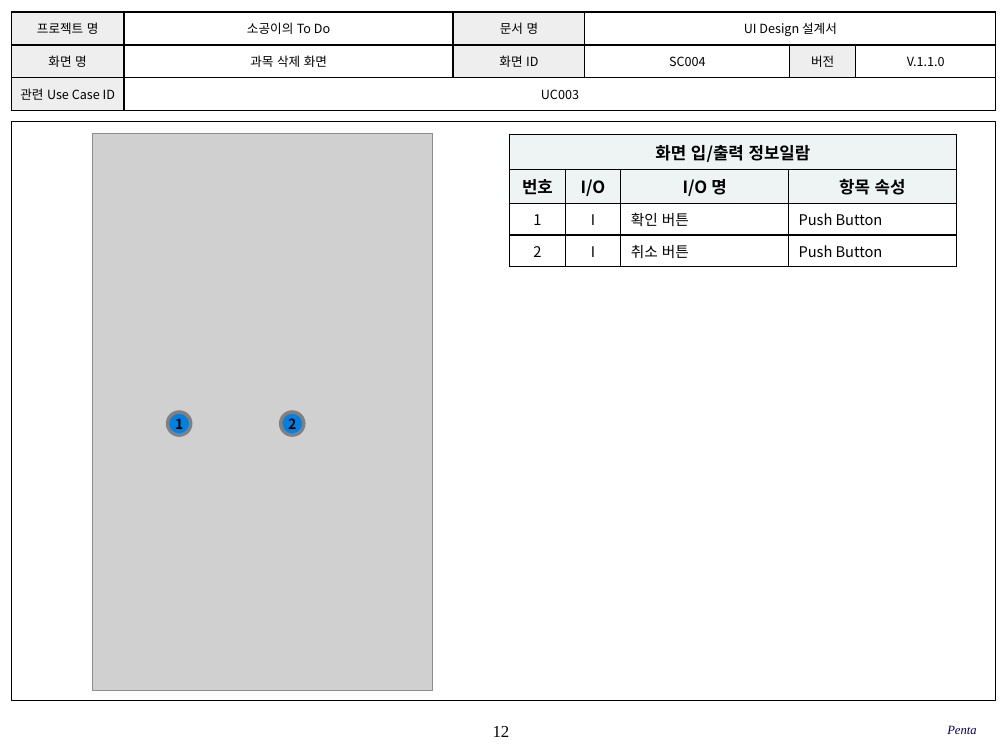
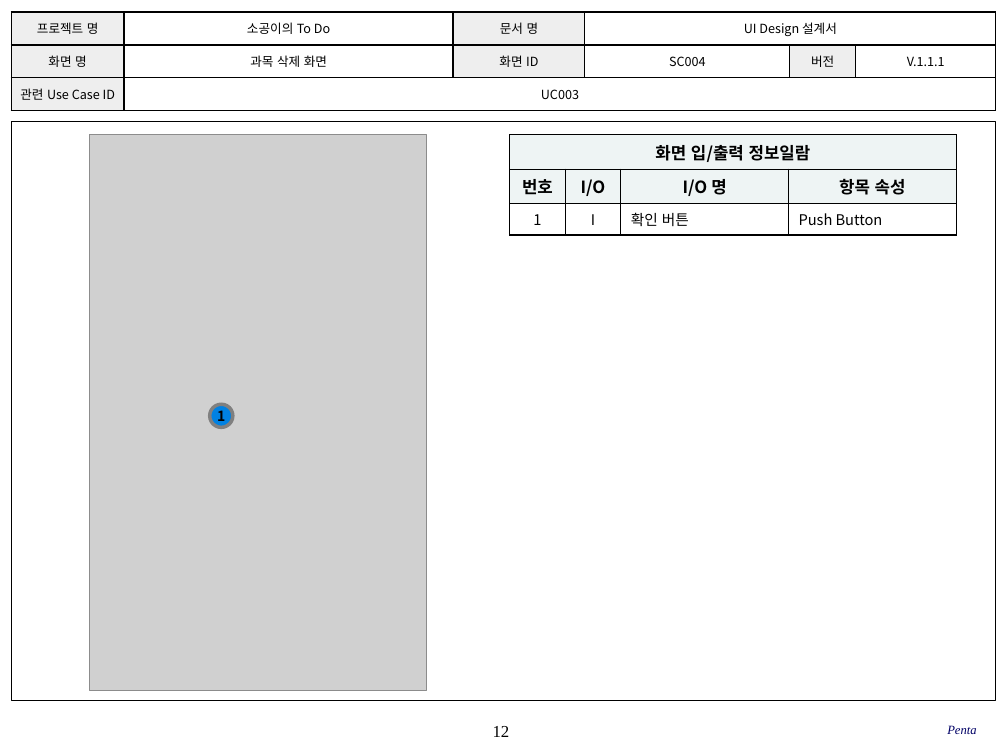
Before and after one commit to SE-admin/SE2017_5_mixharmony, a slide deck: slide 12 of doc/3_ 설계서/UI Design_05_penta.pptx. Drawn at 1008x756 pixels with LibreOffice and Linux fonts; fonts in the diff are those of the drawing; grey boxes stand for pictures; background and template pictures are left out. Boxes give left, top, right and bottom in pixels: in the first picture for what was removed or moved away, otherwise in the second. Text is boxed around its words. In the diff, an @@ line names an element or a change of style, - is before the commit and + after.

```diff
--- a/doc/3_ 설계서/UI Design_05_penta.pptx
+++ b/doc/3_ 설계서/UI Design_05_penta.pptx
@@ table at (x1=11, y1=12, x2=995, y2=111) @@
-row 2, column 6: V.1.1.0
+row 2, column 6: V.1.1.1
@@ picture resized from (x1=93, y1=133, x2=432, y2=689) to (x1=90, y1=135, x2=425, y2=691) @@
@@ table at (x1=510, y1=135, x2=956, y2=230) @@
-row 4: 2 | I | 취소 버튼 | Push Button
@@ ellipse "1" moved from (x1=167, y1=412, x2=191, y2=435) to (x1=210, y1=404, x2=233, y2=427) @@
@@ ellipse removed at (x1=280, y1=412, x2=303, y2=435) @@
-2
```
Also in this commit, not shown: 34 other slides changed.
